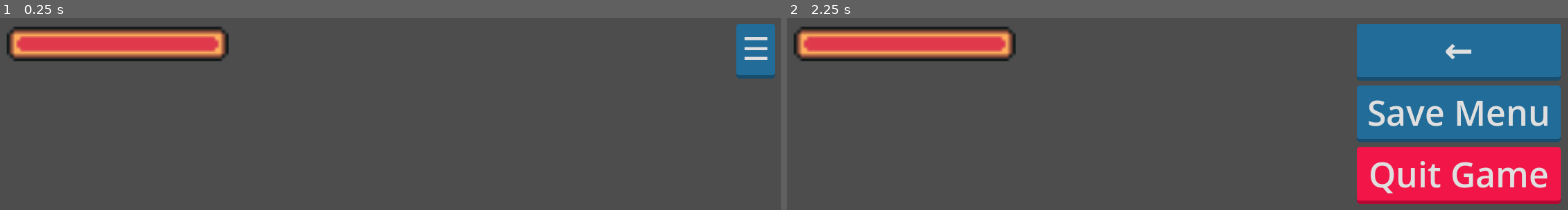
Above: before the commit, frames 1-2 (left to right).
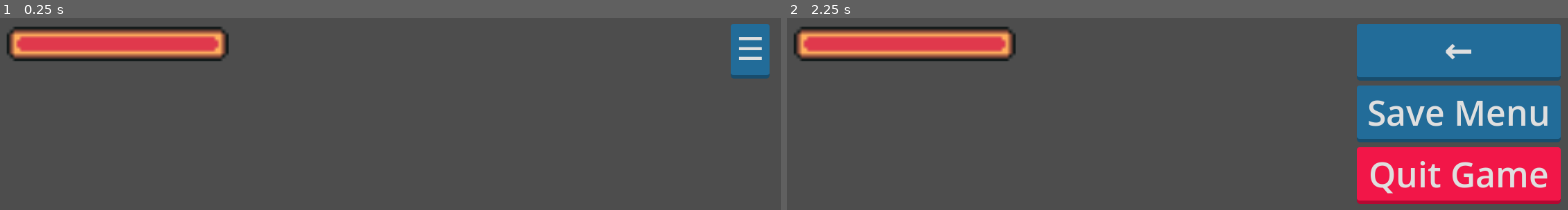
Above: after the commit, the same moments.

Repository: LPenney33/LFEG-RPG-Project
Game: Godot game, scene res://UI/Scenes/FullUI.tscn
Two runs of this game, one before a commit and one after it. Both use one fixed random seed, a clock stepped at 60 frames per second and the inputs below. The project has no main scene, so this scene is started directly.
Inputs:
- Up to frame 1 (0.25 s): no input
- Up to frame 2 (2.25 s): click "☰" at 0.5 s; click "←" at 1.25 s; click "☰" at 2 s

The runs differ from the first frame. In frame 1, 0.5% of the frame differs, in the area x 93-100%, y 3-32%; in frame 2, nothing differs.

Commit message:
Imported Assets and started working on inventory toggle button.

Diff:
--- a/UI/Scenes/FullUI.tscn
+++ b/UI/Scenes/FullUI.tscn
@@ -16,3 +16,4 @@
 
 [node name="MenuSystem" parent="." instance=ExtResource("1_ri6pp")]
 layout_mode = 1
+offset_right = 0.0
--- a/UI/Scenes/Health.tscn
+++ b/UI/Scenes/Health.tscn
@@ -1,7 +1,7 @@
 [gd_scene load_steps=3 format=3 uid="uid://b0dm5n8yyjlhx"]
 
-[ext_resource type="Texture2D" uid="uid://cxgr8s0na77ms" path="res://UI/Imports/healthbarUnder.png" id="1_byr5i"]
-[ext_resource type="Texture2D" uid="uid://dwfm3cqctbog4" path="res://UI/Imports/healthbarProgress.png" id="2_vb1r4"]
+[ext_resource type="Texture2D" uid="uid://cxgr8s0na77ms" path="res://UI/Assets/HealthBar/healthbarUnder.png" id="1_byr5i"]
+[ext_resource type="Texture2D" uid="uid://dwfm3cqctbog4" path="res://UI/Assets/HealthBar/healthbarProgress.png" id="2_vb1r4"]
 
 [node name="HealthSystem" type="Control"]
 layout_mode = 3
--- /dev/null
+++ b/UI/Scenes/Inventory.tscn
@@ -0,0 +1,25 @@
+[gd_scene load_steps=2 format=3 uid="uid://c5qsploya3rgl"]
+
+[ext_resource type="Texture2D" uid="uid://ioswneu286uw" path="res://UI/Assets/Icons/Misc/Chest.png" id="2_yohlx"]
+
+[node name="InventorySystem" type="Control"]
+layout_mode = 3
+anchors_preset = 15
+anchor_right = 1.0
+anchor_bottom = 1.0
+grow_horizontal = 2
+grow_vertical = 2
+
+[node name="InventoryNode" type="Node2D" parent="."]
+position = Vector2(2, 0)
+
+[node name="InventoryToggleButton" type="Button" parent="."]
+layout_mode = 1
+anchors_preset = 2
+anchor_top = 1.0
+anchor_bottom = 1.0
+offset_top = -128.0
+offset_right = 40.0
+offset_bottom = -88.0
+scale = Vector2(3.2, 3.2)
+icon = ExtResource("2_yohlx")
--- a/project.godot
+++ b/project.godot
@@ -13,3 +13,24 @@
 config/name="LFEG RPG Project"
 config/features=PackedStringArray("4.3", "Forward Plus")
 config/icon="res://icon.svg"
+
+[dialogic]
+
+directories/dch_directory={}
+directories/dtl_directory={}
+
+[editor_plugins]
+
+enabled=PackedStringArray()
+
+[input]
+
+dialogic_default_action={
+"deadzone": 0.5,
+"events": [Object(InputEventKey,"resource_local_to_scene":false,"resource_name":"","device":0,"window_id":0,"alt_pressed":false,"shift_pressed":false,"ctrl_pressed":false,"meta_pressed":false,"pressed":false,"keycode":4194309,"physical_keycode":0,"key_label":0,"unicode":0,"location":0,"echo":false,"script":null)
+, Object(InputEventMouseButton,"resource_local_to_scene":false,"resource_name":"","device":-1,"window_id":0,"alt_pressed":false,"shift_pressed":false,"ctrl_pressed":false,"meta_pressed":false,"button_mask":0,"position":Vector2(0, 0),"global_position":Vector2(0, 0),"factor":1.0,"button_index":1,"canceled":false,"pressed":true,"double_click":false,"script":null)
+, Object(InputEventKey,"resource_local_to_scene":false,"resource_name":"","device":0,"window_id":0,"alt_pressed":false,"shift_pressed":false,"ctrl_pressed":false,"meta_pressed":false,"pressed":false,"keycode":32,"physical_keycode":0,"key_label":0,"unicode":0,"location":0,"echo":false,"script":null)
+, Object(InputEventKey,"resource_local_to_scene":false,"resource_name":"","device":0,"window_id":0,"alt_pressed":false,"shift_pressed":false,"ctrl_pressed":false,"meta_pressed":false,"pressed":false,"keycode":88,"physical_keycode":0,"key_label":0,"unicode":0,"location":0,"echo":false,"script":null)
+, Object(InputEventJoypadButton,"resource_local_to_scene":false,"resource_name":"","device":0,"button_index":0,"pressure":0.0,"pressed":false,"script":null)
+]
+}
Renamed: UI/Imports/healthbarProgress.png -> UI/Assets/HealthBar/healthbarProgress.png
Not shown, added: UI/Assets/HealthBar/healthbarProgress.png.import
Renamed: UI/Imports/healthbarUnder.png -> UI/Assets/HealthBar/healthbarUnder.png
Not shown, added: UI/Assets/HealthBar/healthbarUnder.png.import
Binary file added: UI/Assets/Icons/Equipment/Bag.png
Not shown, added: UI/Assets/Icons/Equipment/Bag.png.import
Binary file added: UI/Assets/Icons/Equipment/Belt.png
Not shown, added: UI/Assets/Icons/Equipment/Belt.png.import
Binary file added: UI/Assets/Icons/Equipment/Helm.png
Not shown, added: UI/Assets/Icons/Equipment/Helm.png.import
Binary file added: UI/Assets/Icons/Equipment/Iron Armor.png
Not shown, added: UI/Assets/Icons/Equipment/Iron Armor.png.import
(and 206 more such lines)
